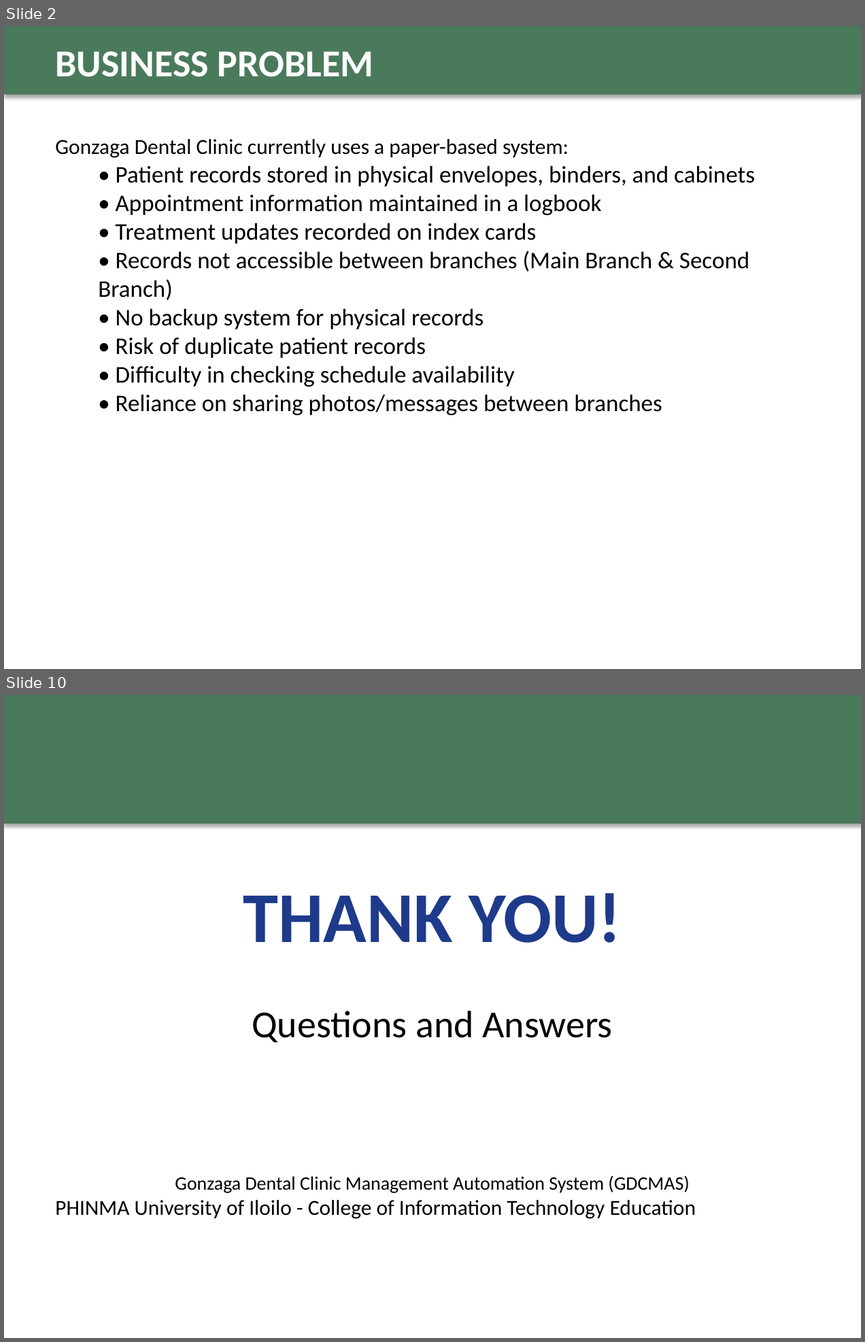
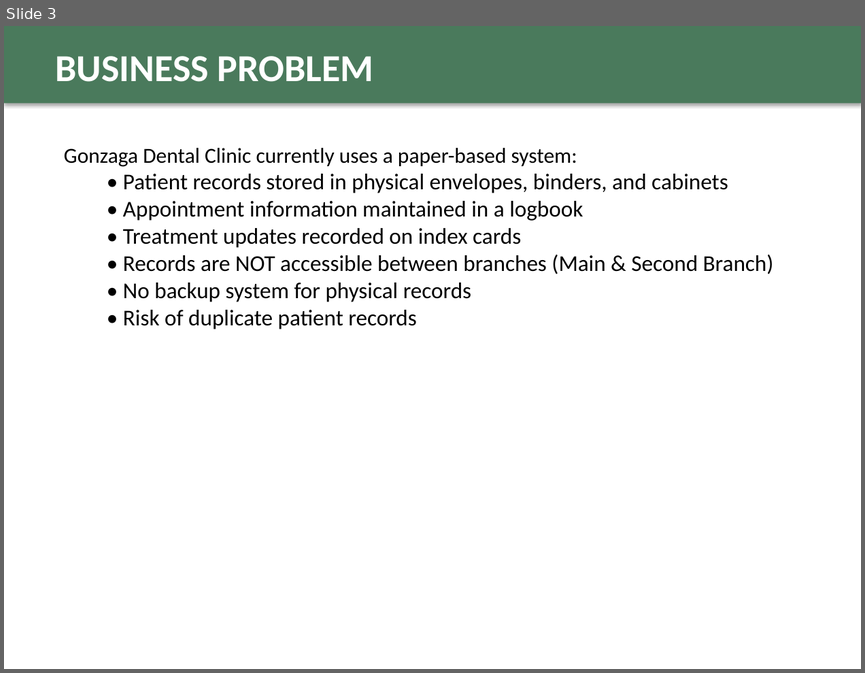
Before and after one commit to fritzmichael1-2/gonzaga-dental-clinic-system, a slide deck: GDCMAS_Final_Defense_Presentation.pptx. Shown one above the other, each under a label of ours: slides 2 and 10 before the commit, slide 3 after it; the slides between them are not shown. The pictures are 865x1342 and 865x673 pixels, drawn with LibreOffice and Linux fonts; fonts in the diff are those of the drawing. Boxes give left, top, right and bottom in pixels: in the first picture for what was removed or moved away, otherwise in the second. Text is boxed around its words. In the diff, an @@ line names an element or a change of style, - is before the commit and + after.

Commit message:
Update defense presentation with improved content and design

```diff
--- a/GDCMAS_Final_Defense_Presentation.pptx
+++ b/GDCMAS_Final_Defense_Presentation.pptx
@@ slide 10 removed at (x1=4, y1=695, x2=861, y2=1338), background #FFFFFF @@
@@ rectangle removed at (x1=4, y1=695, x2=861, y2=824) @@
@@ text removed at (x1=243, y1=893, x2=621, y2=943) @@
-THANK YOU!
@@ text removed at (x1=252, y1=1011, x2=612, y2=1042) @@
-Questions and Answers
@@ text removed at (x1=55, y1=1176, x2=696, y2=1219) @@
-Gonzaga Dental Clinic Management Automation System (GDCMAS)
-PHINMA University of Iloilo - College of Information Technology Education
@@ what was slide 2 is now slide 3 @@
@@ slide 3 changed as well @@
@@ rectangle resized from (x1=4, y1=26, x2=861, y2=95) to (x1=4, y1=26, x2=861, y2=103) @@
@@ text "BUSINESS PROBLEM" moved from (x1=55, y1=51, x2=374, y2=77) to (x1=55, y1=56, x2=374, y2=82) @@
@@ text "Gonzaga Dental Clinic currently uses ..." moved from (x1=55, y1=139, x2=755, y2=415) to (x1=64, y1=148, x2=774, y2=329) @@
@@ text at (x1=123, y1=174, x2=728, y2=329): size 20 to 19 pt in "• Patient records stored in physical envelopes, ...", "• Appointment information maintained in a logbook", "• Treatment updates recorded on index cards", "• No backup system for physical records" and 1 more places @@
@@ text at (x1=123, y1=254, x2=774, y2=274): text changed; size 20 to 19 pt @@
-  • Records not accessible between branches (Main Branch & Second Branch)
+  • Records are NOT accessible between branches (Main & Second Branch)
@@ text at (x1=116, y1=365, x2=662, y2=415): paragraphs removed @@
-  • Difficulty in checking schedule availability
-  • Reliance on sharing photos/messages between branches
```
Also in this commit, not shown: 5 other slides changed, 4 slides added, 3 other slides removed.
